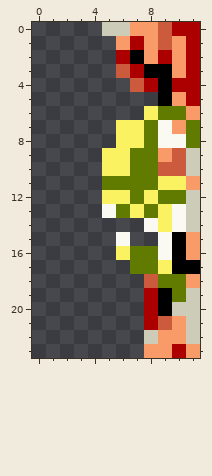
A pixel-art sprite gets an edit: game-projects/r-type/objects/enemies/dobkeratops/images/monster_2.png. The picture above was drawn from the file before the commit.
The file is 12x24 pixels.
The same view after the edit:
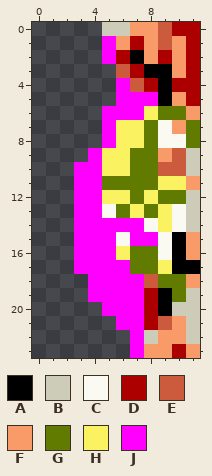
Palette (. is transparent): A #000000  B #ccccb8  C #fafaf2  D #ac0000  E #cc5a3c  F #f99b68  G #617a00  H #faf261  J #ff00ff
Log entry: fixed monster image (clean generated code)
What changed:
The edit adds colour J in rows 1 to 2 at x 5; in row 4 at x 6; in row 5 at x 6 to 8; in row 6 at x 5 to 7; in rows 7 to 8 at x 5; in row 9 at x 4.
The edit adds colour J in rows 10 to 13 at x 3 to 4; in row 14 at x 3 to 7; in row 15 at x 3 to 5 and 7 to 8; in row 16 at x 3 to 5; in row 17 at x 3 to 6; in rows 18 to 19 at x 4 to 7.
The edit adds colour J in row 20 at x 5 to 7; in row 21 at x 6 to 7; in rows 22 to 23 at x 7.
